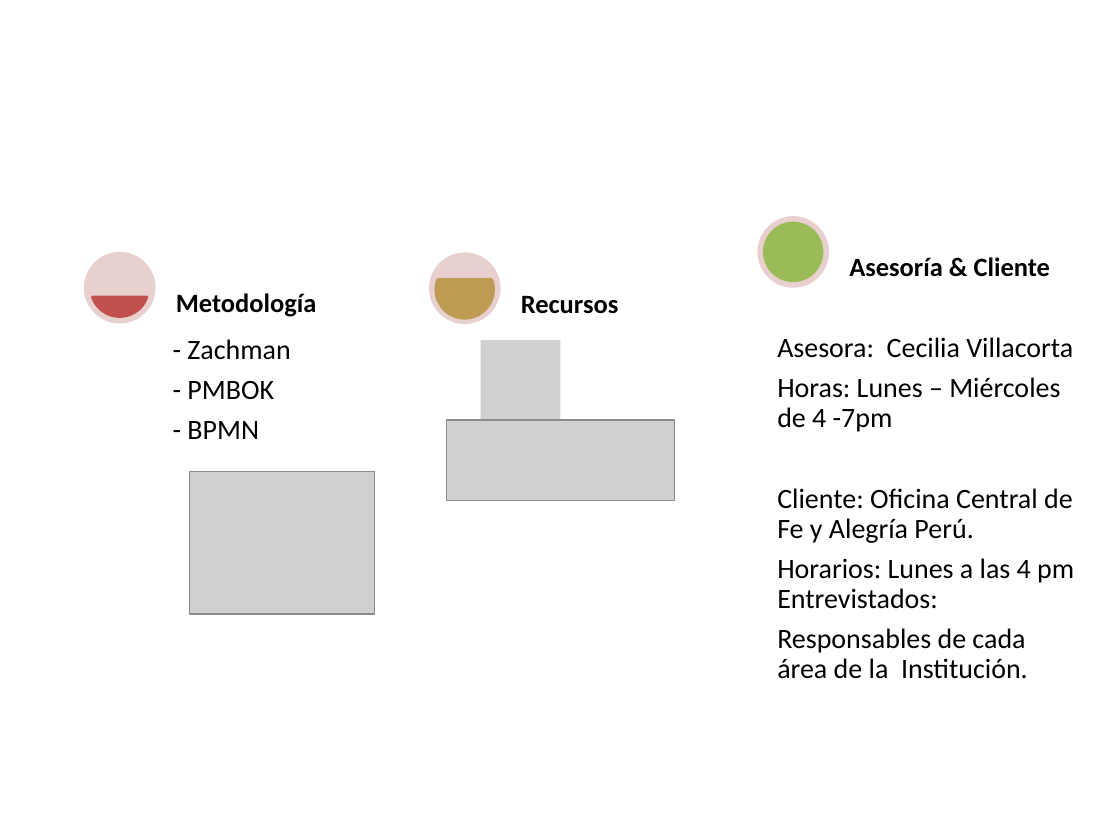
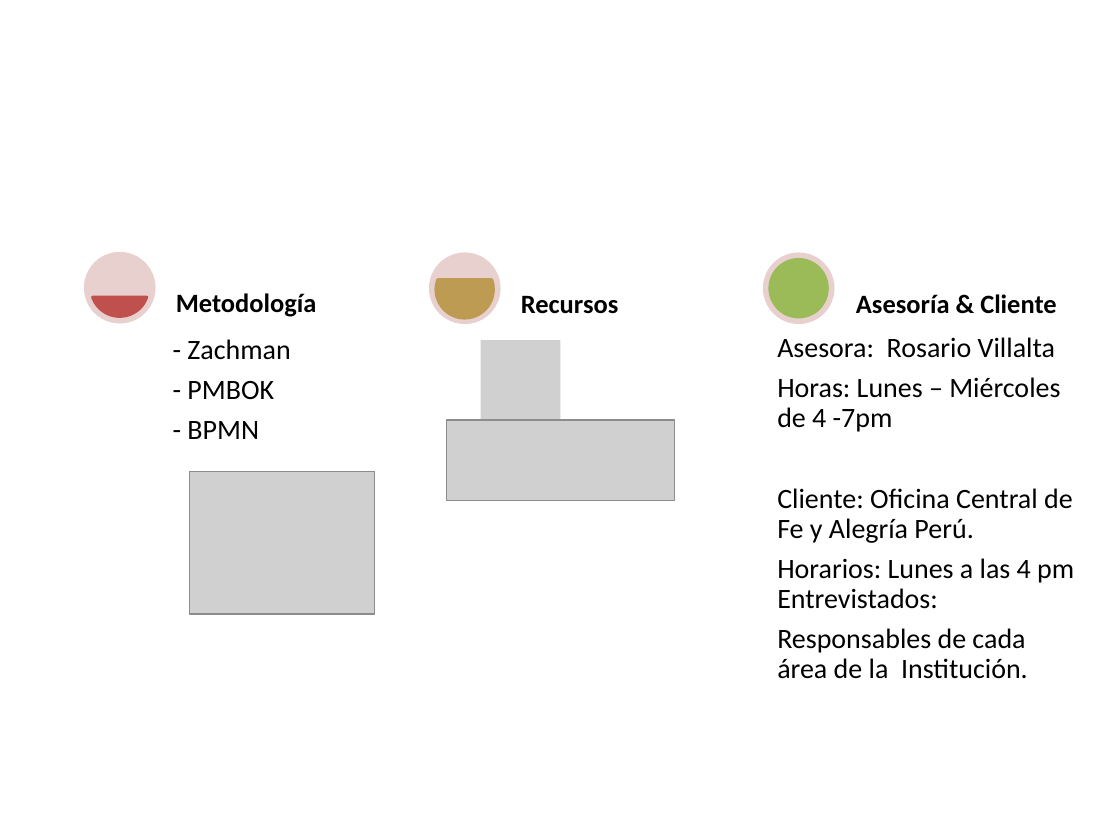
Before and after one commit to cms/proyecto-fya, a slide deck: slide 8 of Presentación Sem 7 - 2011.2/Presentación Final v1.0.pptx. Drawn at 1120x840 pixels with LibreOffice and Linux fonts; fonts in the diff are those of the drawing; grey boxes stand for pictures; background and template pictures are left out. Boxes give left, top, right and bottom in pixels: in the first picture for what was removed or moved away, otherwise in the second. Text is boxed around its words. In the diff, an @@ line names an element or a change of style, - is before the commit and + after.

```diff
--- a/Presentación Sem 7 - 2011.2/Presentación Final v1.0.pptx
+++ b/Presentación Sem 7 - 2011.2/Presentación Final v1.0.pptx
@@ 1 text, 1 ellipse, 1 chord (boxed as its full ellipse): place and size @@
-1 text, 1 ellipse, 1 chord (boxed as its full ellipse) at box(757, 216, 1050, 288)
+1 text, 1 ellipse, 1 chord (boxed as its full ellipse) at box(763, 252, 1056, 324)
@@ text at box(777, 337, 1055, 358): text changed @@
-Asesora: Cecilia Villacorta
+Asesora: Rosario Villalta
```
Also in this commit, not shown: 1 other slide changed.
